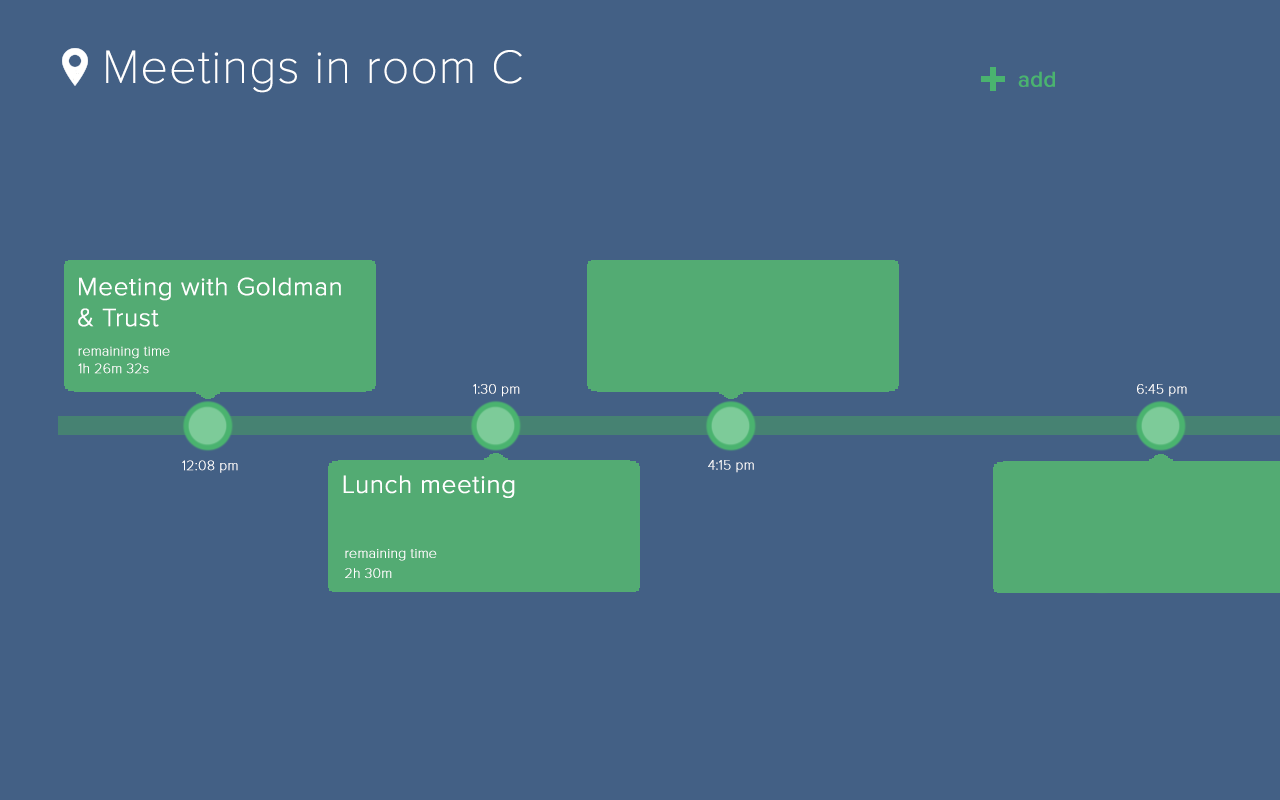
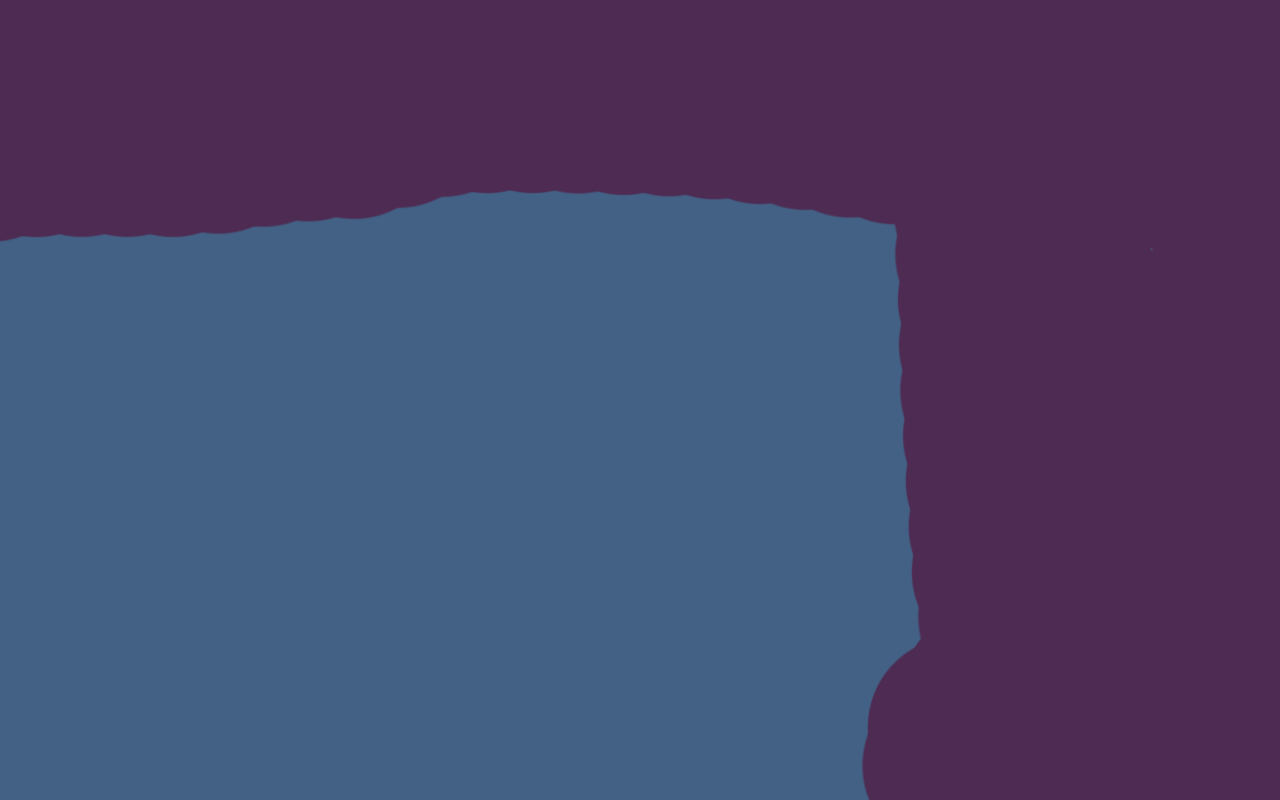
Layered file, before and after one edit (1280x800). Changes by layer:
hid group "C" (1st of 2) (30 layers) over [58,48,1280,594]
painted on "C" (2nd of 2) over [0,0,1280,800]
